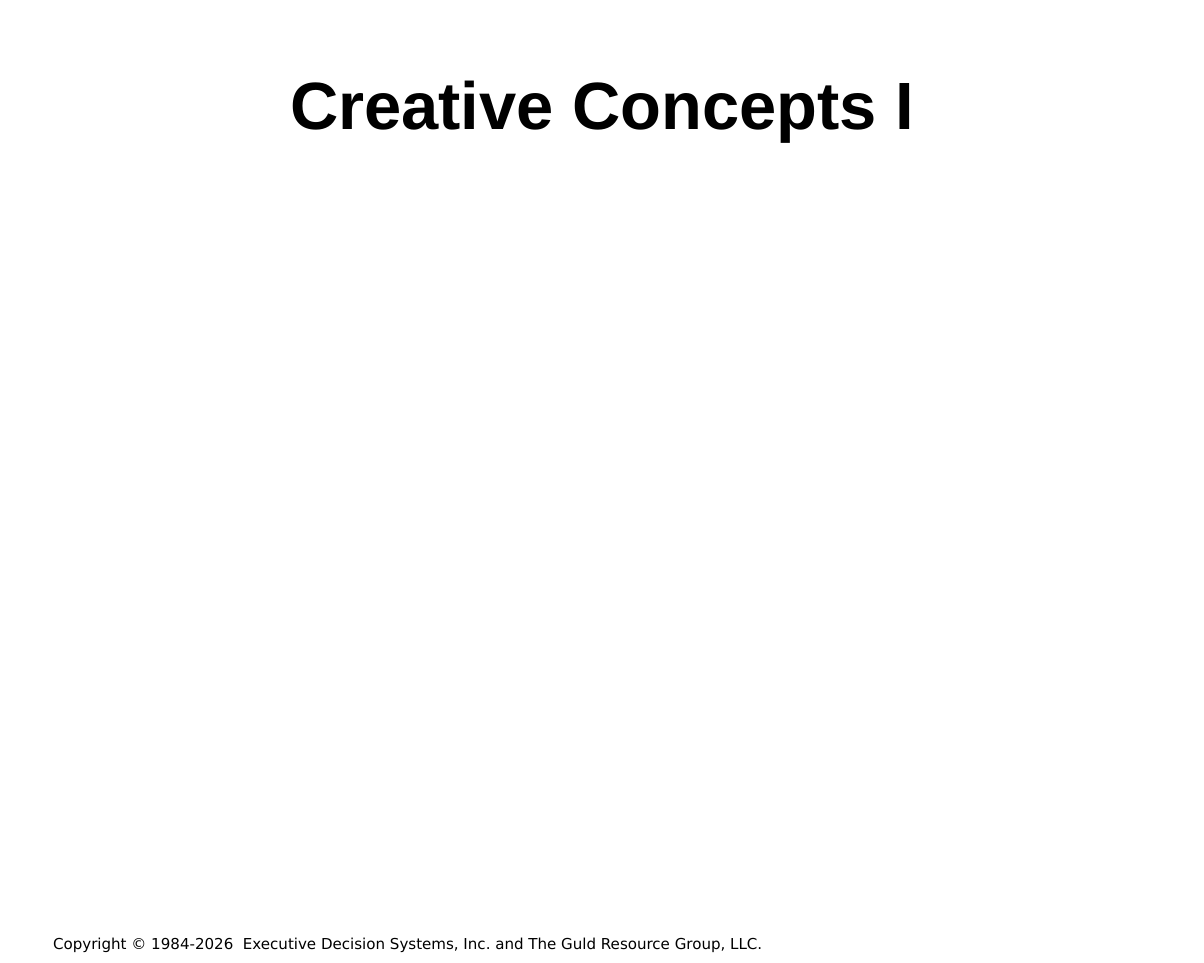
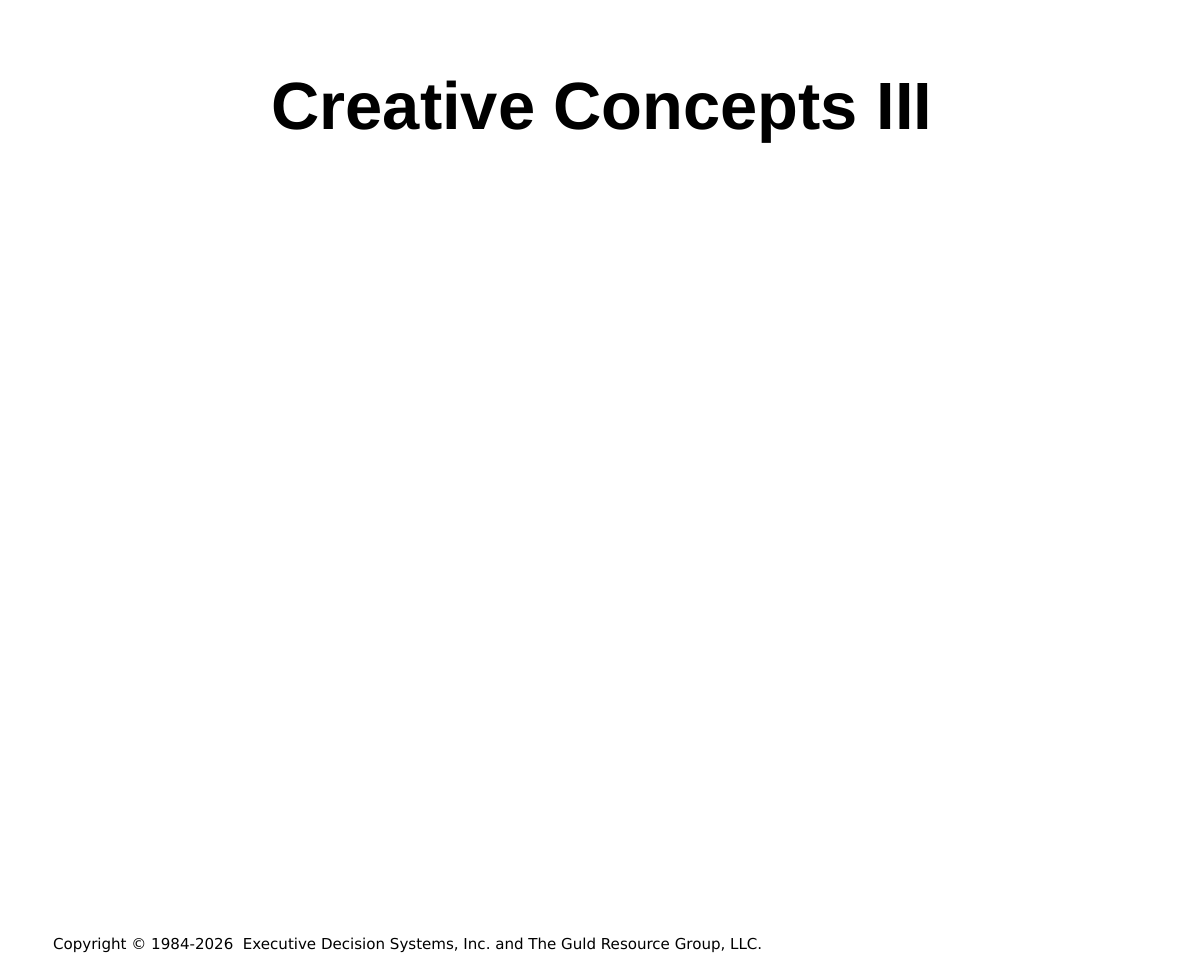
Before and after one commit to hintonandrew510/wizardfrontend, a slide deck: slide 17 of mavenprojectSCR/src/main/resources/powerpointtemplate/tvTemplate.pptx (slide 16 before the commit). Drawn at 1204x963 pixels with LibreOffice and Linux fonts; fonts in the diff are those of the drawing; background and template pictures are left out. Boxes give left, top, right and bottom in pixels: in the first picture for what was removed or moved away, otherwise in the second. Text is boxed around its words. In the diff, an @@ line names an element or a change of style, - is before the commit and + after.

```diff
--- a/mavenprojectSCR/src/main/resources/powerpointtemplate/tvTemplate.pptx
+++ b/mavenprojectSCR/src/main/resources/powerpointtemplate/tvTemplate.pptx
@@ title at box(271, 80, 933, 142): text changed @@
-Creative Concepts I
+Creative Concepts III
```
Also in this commit, not shown: 4 other slides changed, 1 other file.
